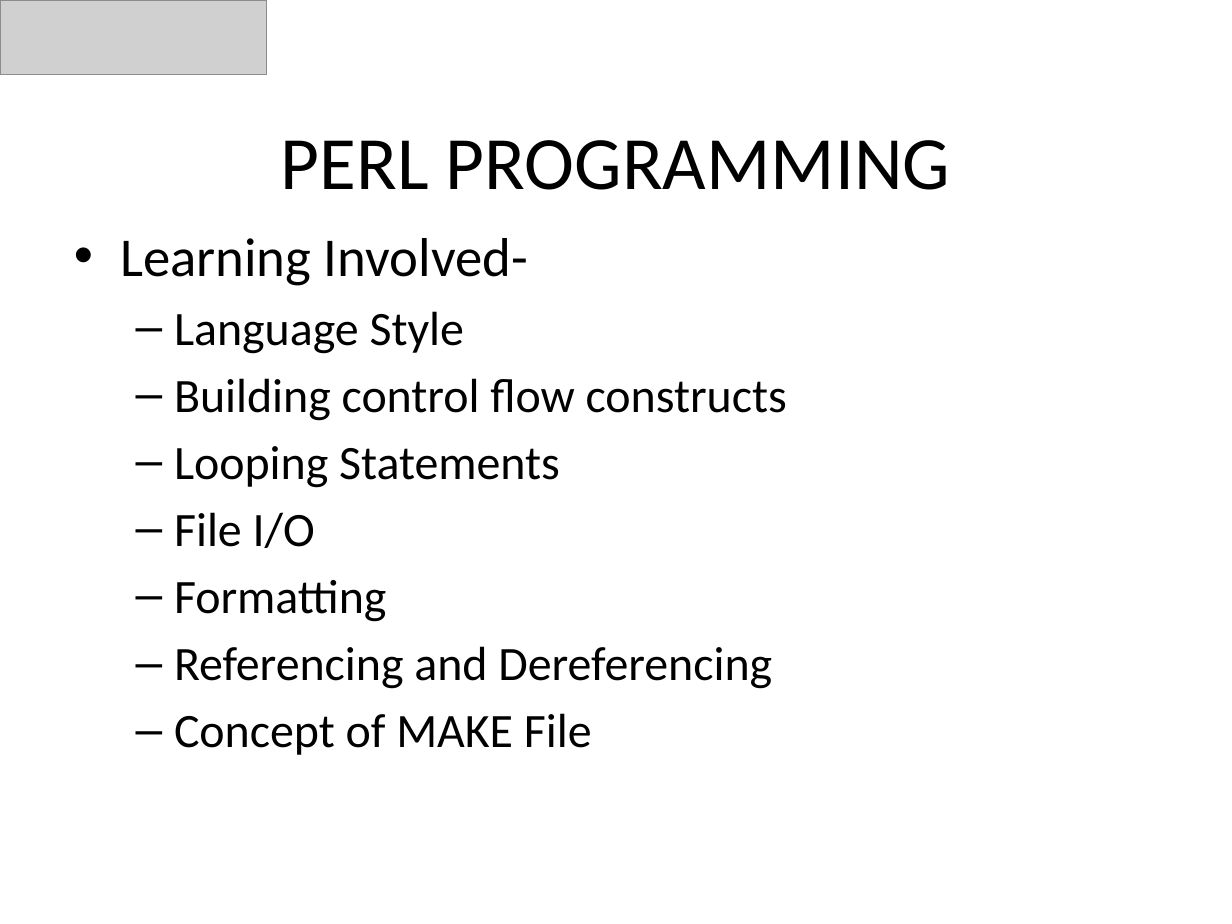
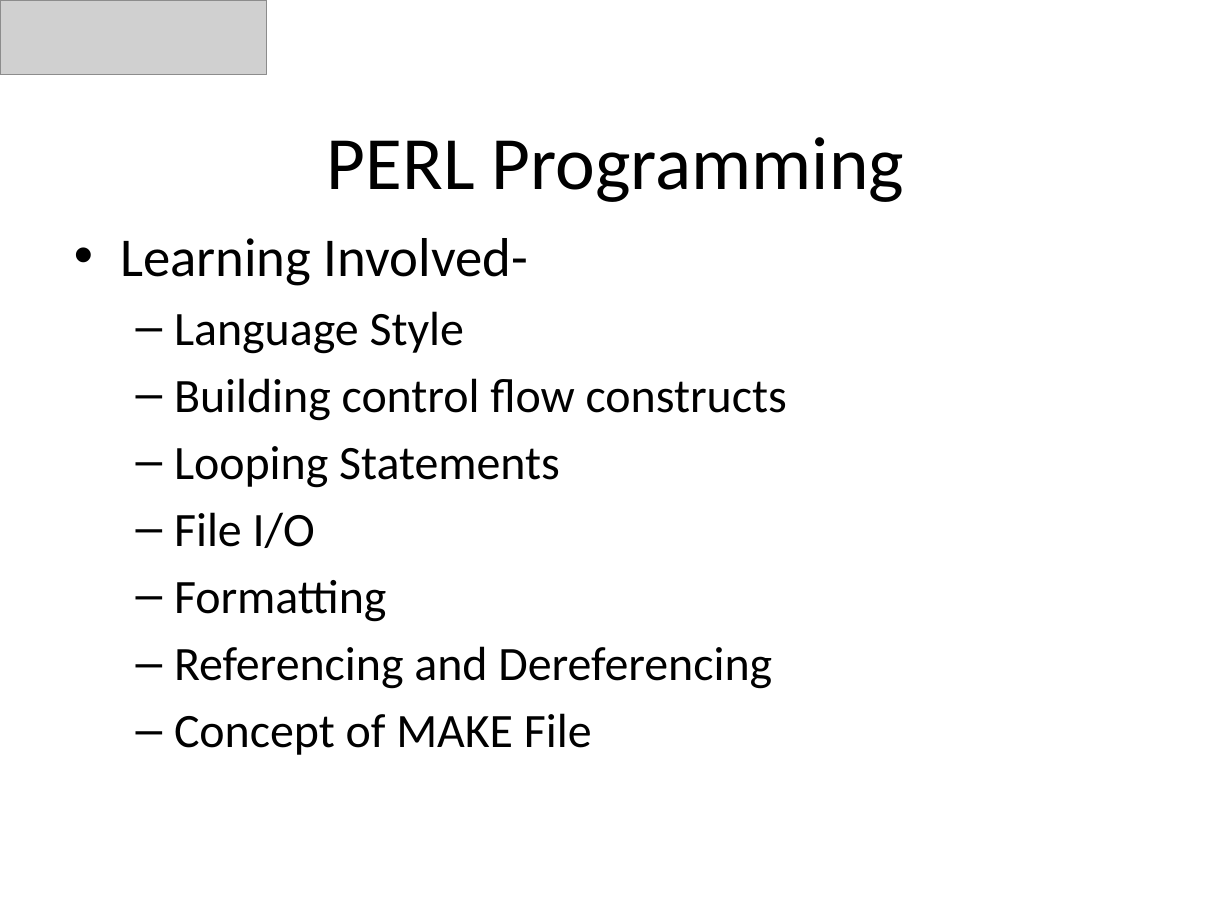
Before and after one commit to KishanVasu/Hello-world, a slide deck: slide 6 of SV [Autosaved].pptx (slide 5 before the commit). Drawn at 1232x924 pixels with LibreOffice and Linux fonts; fonts in the diff are those of the drawing; grey boxes stand for pictures. Boxes give left, top, right and bottom in pixels: in the first picture for what was removed or moved away, otherwise in the second. Text is boxed around its words. In the diff, an @@ line names an element or a change of style, - is before the commit and + after.

```diff
--- a/SV [Autosaved].pptx
+++ b/SV [Autosaved].pptx
@@ title at (327,137,904,202): text changed @@
-PERL PROGRAMMING
+PERL Programming
```
Also in this commit, not shown: 18 other slides changed, 10 slides added, 1 slide removed.
